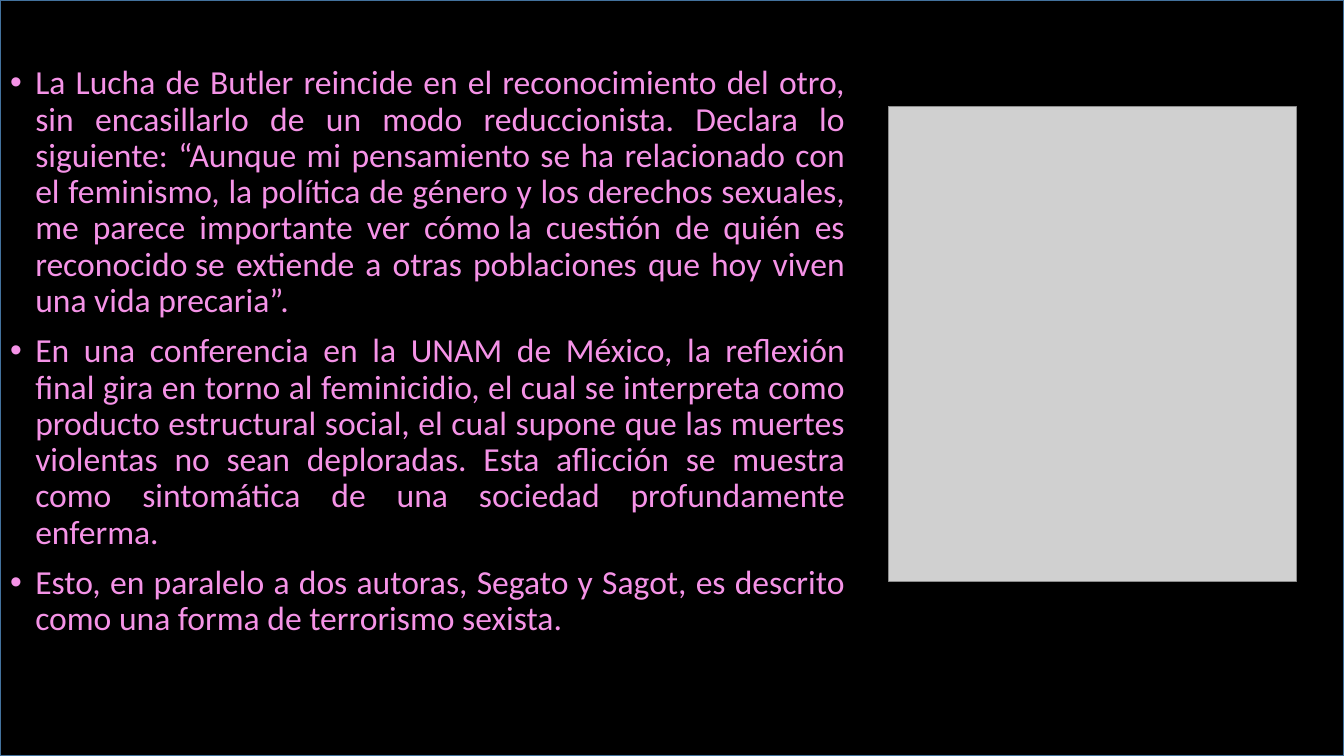
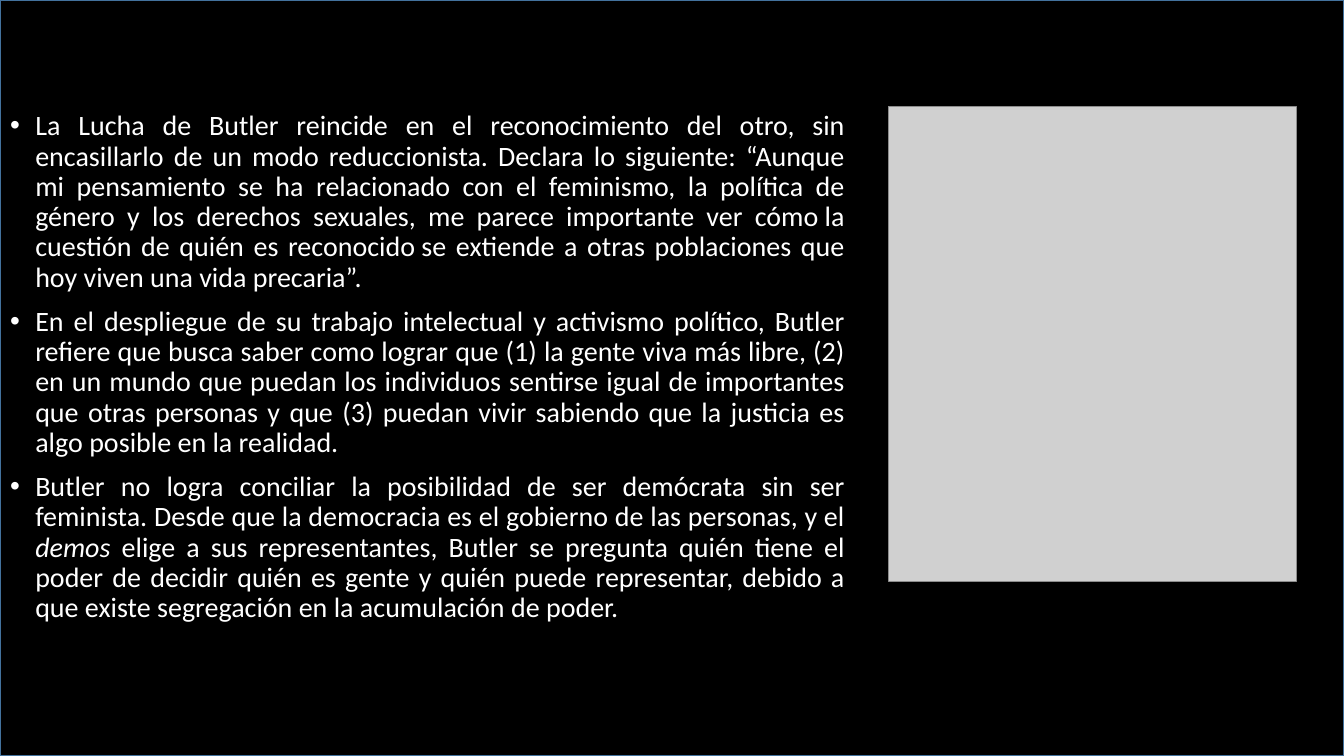
Before and after one commit to zaboltar/zaboltar.github.io, a slide deck: slide 3 of assets uarm/2019 sol-penscri-justfilpol/Documentos para S E B/Judith Butler-Resumen.pptx (slide 7 before the commit). Drawn at 1344x756 pixels with LibreOffice and Linux fonts; fonts in the diff are those of the drawing; grey boxes stand for pictures. Boxes give left, top, right and bottom in pixels: in the first picture for what was removed or moved away, otherwise in the second. Text is boxed around its words. In the diff, an @@ line names an element or a change of style, - is before the commit and + after.

```diff
--- a/assets uarm/2019 sol-penscri-justfilpol/Documentos para S E B/Judith Butler-Resumen.pptx
+++ b/assets uarm/2019 sol-penscri-justfilpol/Documentos para S E B/Judith Butler-Resumen.pptx
@@ text "La Lucha de Butler reincide ...": place and size @@
-text "La Lucha de Butler reincide ..." at [35, 70, 845, 631]
+text "La Lucha de Butler reincide ..." at [35, 115, 845, 622]
@@ text at [35, 115, 845, 292]: size 24 to 20 pt, text colour #F593E7 to #FFFFFF in "La Lucha de Butler reincide en el ..." @@
@@ text at [35, 311, 845, 622]: text changed; size 24 to 20 pt; text colour #F593E7 to #FFFFFF @@
-• En una conferencia en la UNAM de México, la reflexión final gira en torno al feminicidio, el cual se interpreta como producto estructural social, el cual supone que las muertes violentas no sean deploradas. Esta aflicción se muestra como sintomática de una sociedad profundamente enferma.
-• Esto, en paralelo a dos autoras, Segato y Sagot, es descrito como una forma de terrorismo sexista.
+• En el despliegue de su trabajo intelectual y activismo político, Butler refiere que busca saber como lograr que (1) la gente viva más libre, (2) en un mundo que puedan los individuos sentirse igual de importantes que otras personas y que (3) puedan vivir sabiendo que la justicia es algo posible en la realidad.
+• Butler no logra conciliar la posibilidad de ser demócrata sin ser feminista. Desde que la democracia es el gobierno de las personas, y el demos elige a sus representantes, Butler se pregunta quién tiene el poder de decidir quién es gente y quién puede representar, debido a que existe segregación en la acumulación de poder.
```
Also in this commit, not shown: 5 other slides changed, 16 slides removed, 10 other files.
